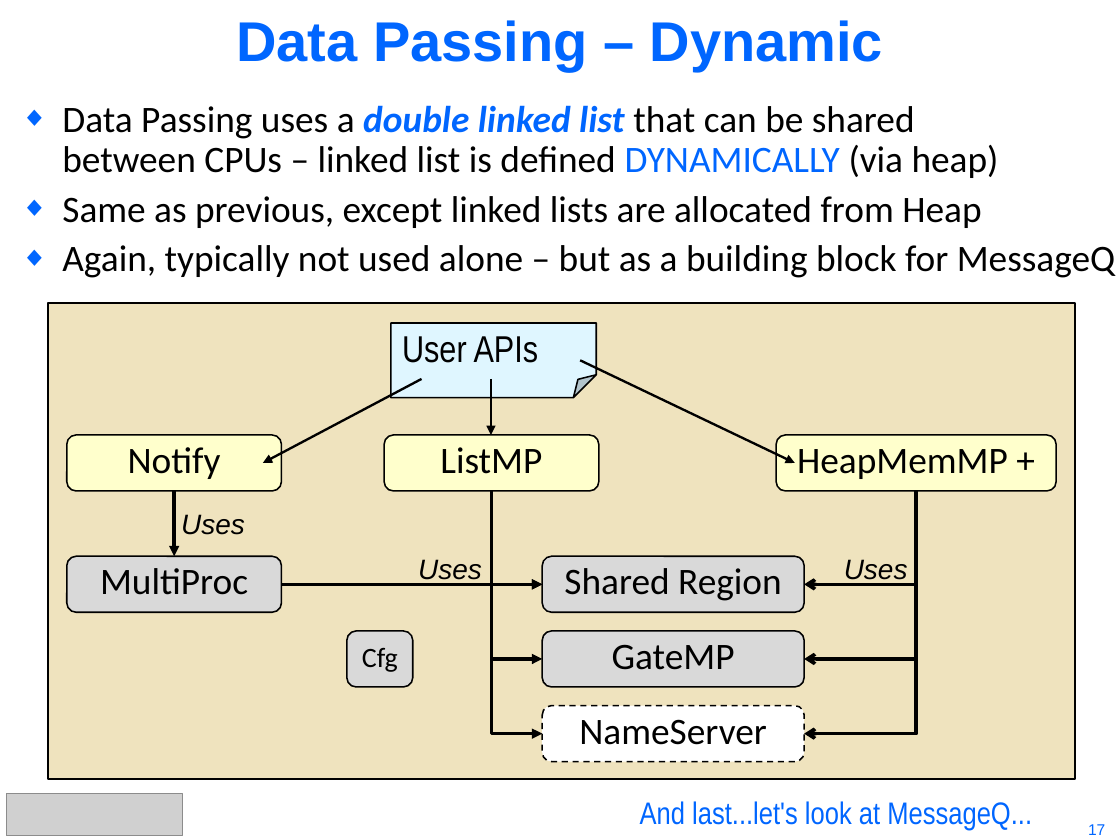
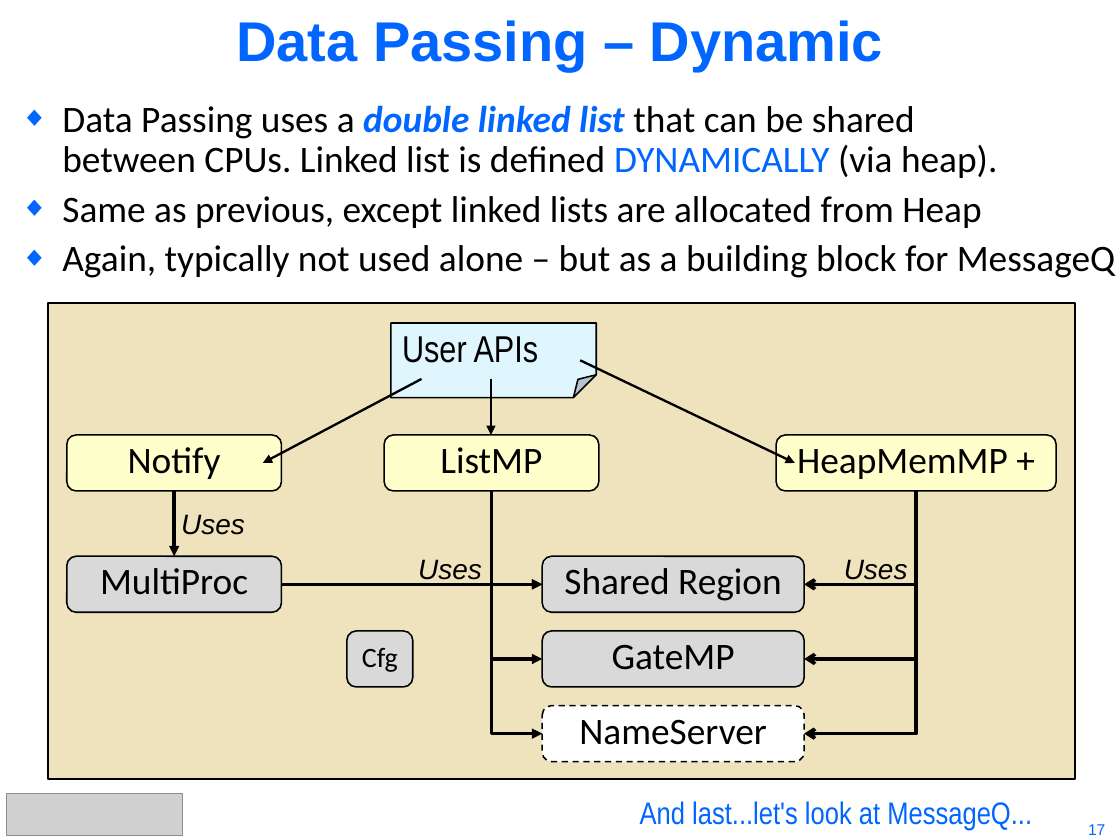
Before and after one commit to hari1989/keystone-workshop, a slide deck: slide 17 of preliminary/KeyStone Intro to IPC.pptx. Drawn at 1120x840 pixels with LibreOffice and Linux fonts; fonts in the diff are those of the drawing; grey boxes stand for pictures. Boxes give left, top, right and bottom in pixels: in the first picture for what was removed or moved away, otherwise in the second. Text is boxed around its words. In the diff, an @@ line names an element or a change of style, - is before the commit and + after.

```diff
--- a/preliminary/KeyStone Intro to IPC.pptx
+++ b/preliminary/KeyStone Intro to IPC.pptx
@@ text at (62,105,997,178): text changed @@
-◆ Data Passing uses a double linked list that can be shared
-  between CPUs – linked list is defined DYNAMICALLY (via heap)
+◆ Data Passing uses a double linked list that can be shared
+  between CPUs. Linked list is defined DYNAMICALLY (via heap).
```
Also in this commit, not shown: 22 other slides changed.
